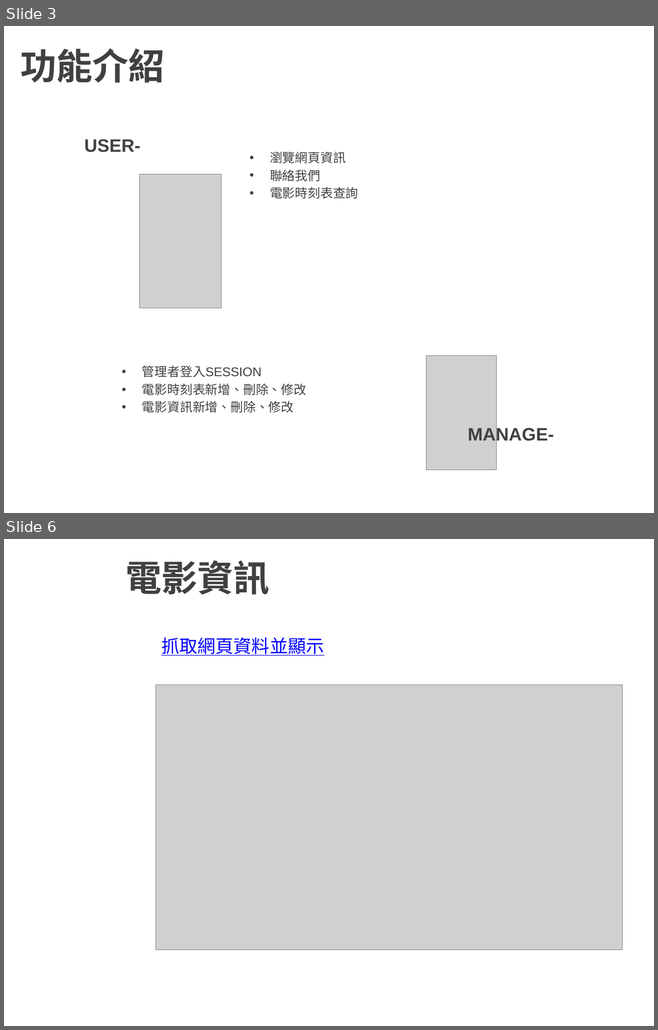
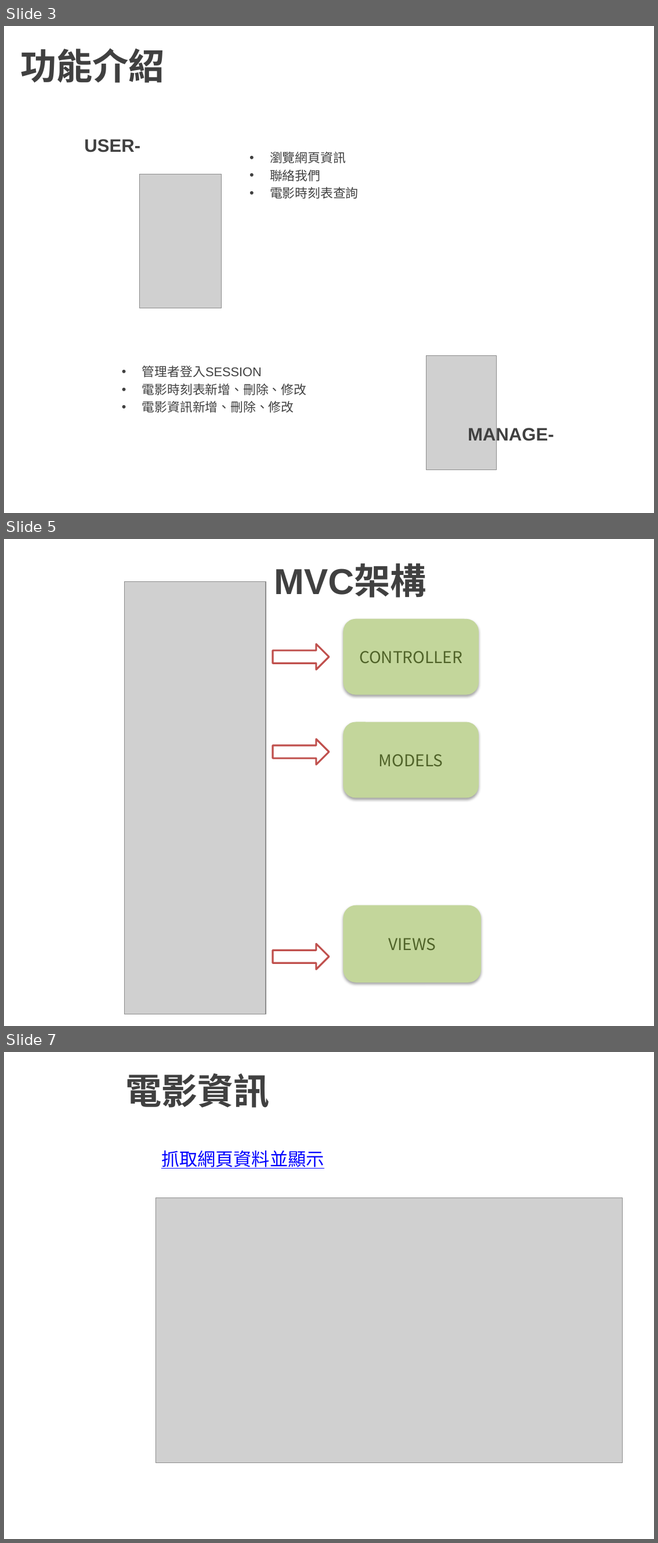
Before and after one commit to S1012775/MVCmyweb, a slide deck: Anny_ke.pptx. Shown one above the other, each under a label of ours: slides 3 and 6 before the commit, slides 3, 5 and 7 after it; the slides between them are not shown. The pictures are 658x1030 and 658x1543 pixels, drawn with LibreOffice and Linux fonts; fonts in the diff are those of the drawing; grey boxes stand for pictures; background and template pictures are left out. Boxes give left, top, right and bottom in pixels: in the first picture for what was removed or moved away, otherwise in the second. Text is boxed around its words. In the diff, an @@ line names an element or a change of style, - is before the commit and + after.

```diff
--- a/Anny_ke.pptx
+++ b/Anny_ke.pptx
@@ slide 5 added at (x1=4, y1=539, x2=654, y2=1026), background picture (left out) @@
@@ title added at (x1=274, y1=566, x2=426, y2=598), 40 pt, text #404040, bold @@
+MVC架構
@@ picture added at (x1=124, y1=581, x2=266, y2=1015) @@
@@ rounded rectangle added at (x1=343, y1=619, x2=478, y2=695), fill #C3D69B, 18 pt, text #4F6228 @@
+CONTROLLER
@@ right arrow added at (x1=273, y1=644, x2=329, y2=669), fill #FFFFFF, outline #C0504D 2 pt @@
@@ rounded rectangle added at (x1=343, y1=722, x2=478, y2=798), fill #C3D69B, 18 pt, text #4F6228 @@
+MODELS
@@ right arrow added at (x1=273, y1=739, x2=329, y2=765), fill #FFFFFF, outline #C0504D 2 pt @@
@@ rounded rectangle added at (x1=343, y1=906, x2=481, y2=983), fill #C3D69B, 18 pt, text #4F6228 @@
+VIEWS
@@ right arrow added at (x1=273, y1=944, x2=329, y2=969), fill #FFFFFF, outline #C0504D 2 pt @@
@@ what was slide 6 is now slide 7 @@
```
Also in this commit, not shown: 2 slides changed, 1 other slide added.
